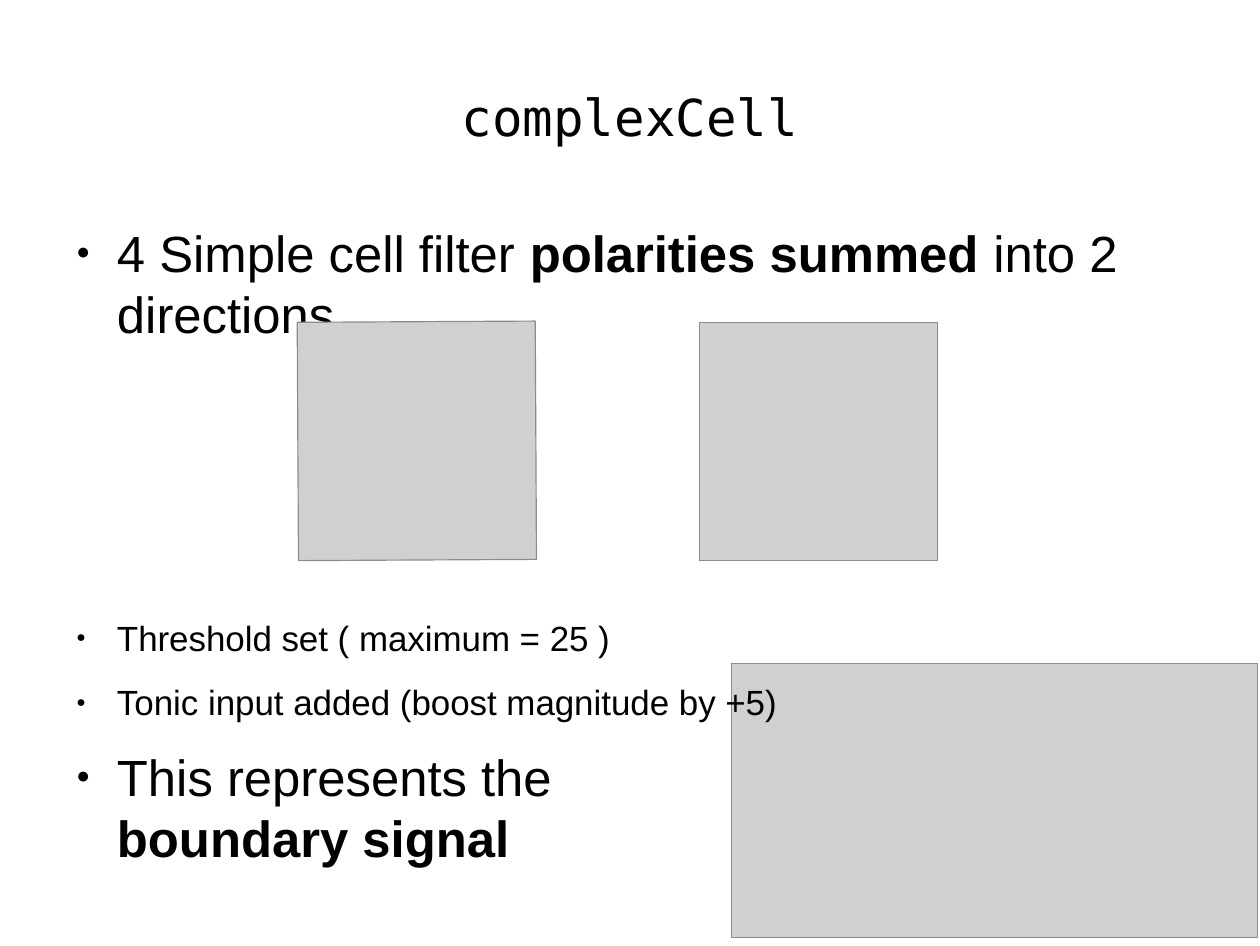
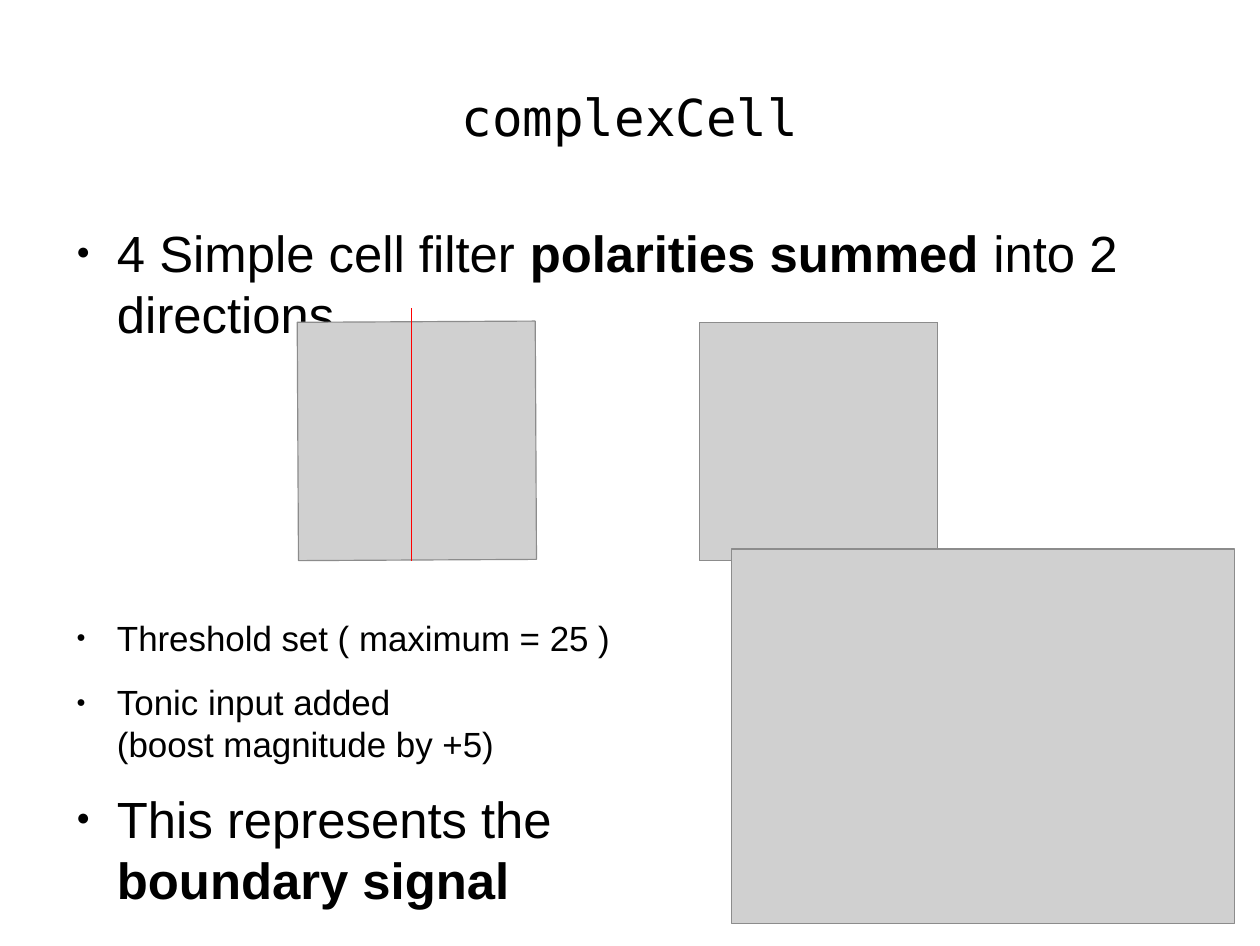
Before and after one commit to TUBvision/contAdapt_francis, a slide deck: slide 12 of Presentation_of_Model.odp. Drawn at 1260x946 pixels with LibreOffice and Linux fonts; fonts in the diff are those of the drawing; grey boxes stand for pictures. Boxes give left, top, right and bottom in pixels: in the first picture for what was removed or moved away, otherwise in the second. Text is boxed around its words. In the diff, an @@ line names an element or a change of style, - is before the commit and + after.

```diff
--- a/Presentation_of_Model.odp
+++ b/Presentation_of_Model.odp
@@ text "4 Simple cell filter polarities ..." rewrapped from (117, 235, 1117, 867) to (117, 235, 1117, 848) @@
@@ line added from (412, 560) to (412, 309), #FF0000 0 pt @@
@@ picture: place and size @@
-picture at (732, 663, 1258, 938)
+picture at (732, 549, 1235, 923)
```
Also in this commit, not shown: 8 other slides changed, 2 slides added, 1 slide removed.
